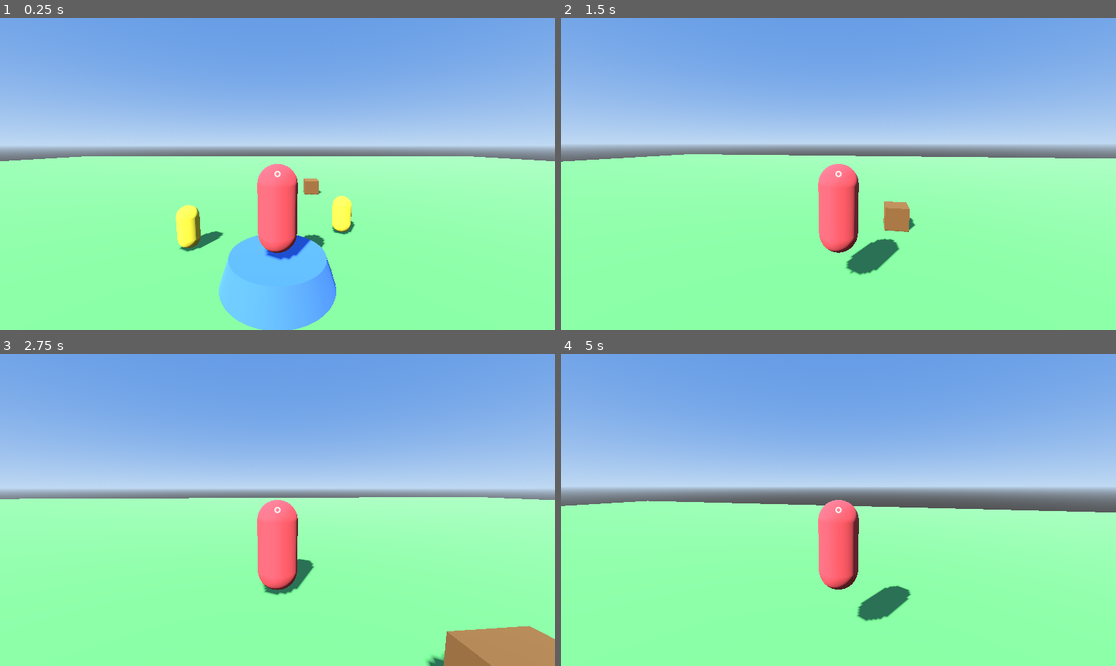
Above: before the commit, frames 1-4 (two rows, left to right).
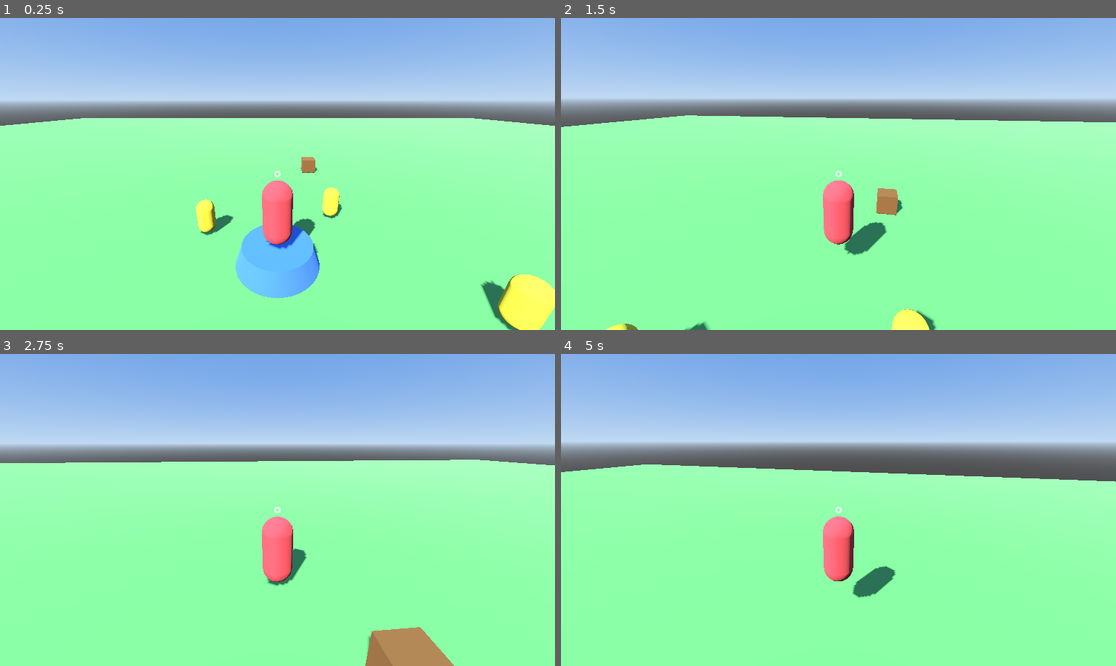
Above: after the commit, the same moments.

Repository: CalumBoyle21/CastleAttackers
Game: Godot game, scene res://scenes/Main.tscn
Two runs of this game, one before a commit and one after it. Both use one fixed random seed, a clock stepped at 60 frames per second and the inputs below.
Inputs (mouse positions are in pixels of both pictures, inside the frame that each line leads up to):
- Up to frame 1 (0.25 s): no input
- Up to frame 2 (1.5 s): move the mouse to (866, 174) at 0.52 s; press the mouse at (866, 174) at 0.53 s; hold W (move_forward) from 0.53 s (still down); tap Space (jump) at 0.77 s; move the mouse to (810, 174) at 1.27 s; release the mouse at (810, 174) at 1.28 s; click (810, 174) at 1.35 s
- Up to frame 3 (2.75 s): keep holding W (move_forward); tap Space (jump) at 1.52 s; move the mouse to (288, 503) at 2.02 s; press the mouse at (288, 503) at 2.03 s
- Up to frame 4 (5 s): keep holding W (move_forward); move the mouse to (832, 516) at 2.77 s; release the mouse at (832, 516) at 2.78 s; click (832, 516) at 2.85 s; tap Space (jump) at 3.02, 3.77, 4.52 s; move the mouse to (877, 513) at 3.52 s; press the mouse at (877, 513) at 3.53 s; move the mouse to (794, 506) at 4.27 s; release the mouse at (794, 506) at 4.28 s; click (794, 506) at 4.35 s

The runs differ from the first frame. In frame 1, 45% of the frame differs, in the area x 0-100%, y 7-100%; in frame 2, 41%; in frame 3, 40%; in frame 4, 41%.

Commit message:
agents work correctly, highlighting works correct

Diff:
--- a/project.godot
+++ b/project.godot
@@ -51,7 +51,7 @@
 }
 interact={
 "deadzone": 0.5,
-"events": [Object(InputEventMouseButton,"resource_local_to_s …(102 unchanged characters)… rl_pressed":false,"meta_pressed":false,"pressed":false,"double_click":false,"button_mask":0,"position":Vector2(0, 0),"global_position":Vector2(0, 0),"factor":1.0,"button_index":1,"canceled":false,"script":null)
+"events": [Object(InputEventMouseButton,"resource_local_to_s …(102 unchanged characters)… rl_pressed":false,"meta_pressed":false,"button_mask":0,"position":Vector2(0, 0),"global_position":Vector2(0, 0),"factor":1.0,"button_index":1,"canceled":false,"pressed":false,"double_click":false,"script":null)
 ]
 }
 
--- a/scenes/Player.tscn
+++ b/scenes/Player.tscn
@@ -31,11 +31,11 @@
 surface_material_override/0 = SubResource("StandardMaterial3D_1")
 
 [node name="CameraPivot" type="Node3D" parent="."]
-transform = Transform3D(1, 0, 0, 0, 1, 0, 0, 0, 1, 0, 1.6, 0)
+transform = Transform3D(1, 0, 0, 0, 1, 0, 0, 0, 1, 0, 2.0, 0)
 
 [node name="SpringArm3D" type="SpringArm3D" parent="CameraPivot"]
-rotation_degrees = Vector3(-8, 0, 0)
-spring_length = 4.0
+rotation_degrees = Vector3(-20, 0, 0)
+spring_length = 5.0
 collision_mask = 1
 
 [node name="Camera3D" type="Camera3D" parent="CameraPivot/SpringArm3D"]
--- a/scenes/world/ResourceNode.tscn
+++ b/scenes/world/ResourceNode.tscn
@@ -12,6 +12,8 @@
 size = Vector3(0.8, 0.8, 0.8)
 
 [node name="ResourceNode" type="StaticBody3D"]
+collision_layer = 4
+collision_mask = 0
 script = ExtResource("1")
 resource_type = "wood"
 max_amount = 5
